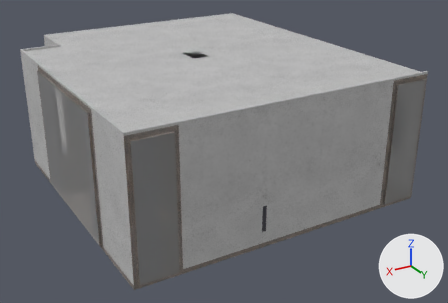
Renders of the OBJ model examples/RoomTemplate/models/Room.obj from each side of a commit.
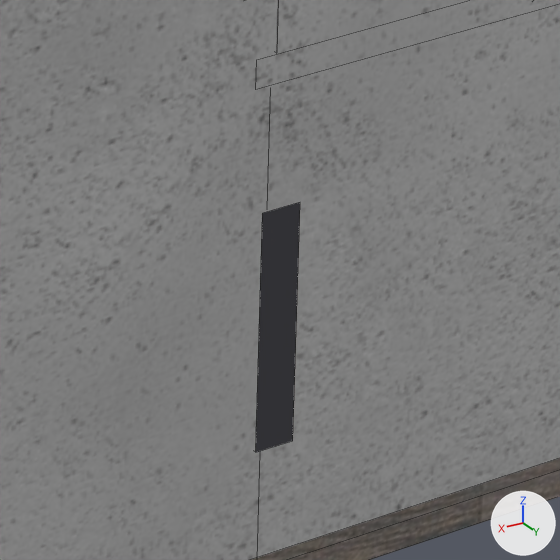
There are two pictures of each version: one whole from a 50 mm camera at (6.92, 12.85, 6.74) aimed at (-0.42, 0.63, 0.62), one close up on the part from 52% to 66% of the width and 61% to 80% of the height. The axes (+X, +Y, +Z) are drawn at lower right. The lights are the same throughout. The close-ups show mesh edges as thin lines. Where no turn or scale is listed for an object, it has been applied to the vertices.

Names of what the first close-up shows: 'Room'.
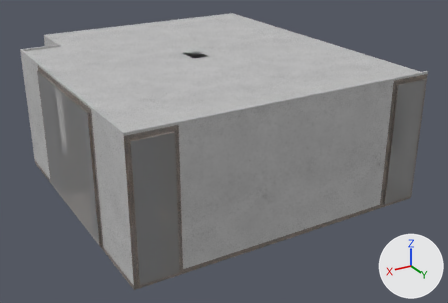
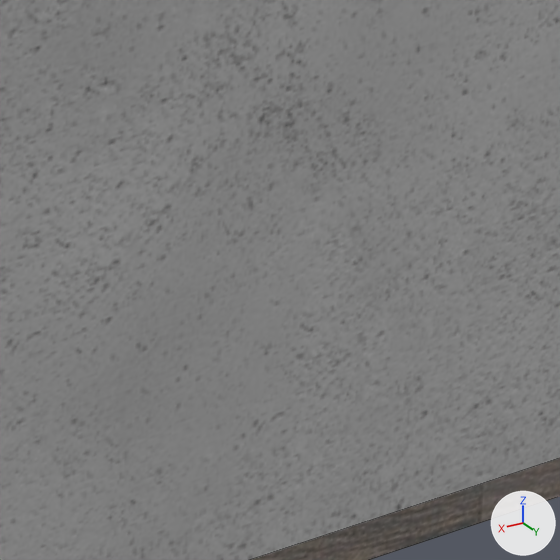
What changed in the scene script:
```text
Add img_testbild16_9_jpg:
    img_testbild16_9_jpg = load_image('testbild16-9.jpg', 'textures/testbild16-9.jpg', 256, 256, 'sRGB')
Add mat_material__12805:
    mat_material__12805 = principled_material('Material__12805')
    mat_material__12805.texture = img_testbild16_9_jpg
    mat_material__12805.roughness = 0.9
Change me_room:
    where me_room.from_pydata(...)  # 698 vertices, 564 faces; spans x -3.87..3.55, y -4.0..4.05, z 0.0..3.05
    used by ob_room; location = (0.0, 0.0, 0.0)
    me_room part 1: the loose piece of 28 vertices spanning x -0.34..0.72, y 3.48..4.0, z 0.36..0.94 is deleted
    remove me_room.materials.append(mat_material__60)  # white #e9e9e9
    add me_room.materials.append(mat_material__12805)  # picture img_testbild16_9_jpg
```

Where the change shows, as pixel boxes (x1, y1, x2, y2) in the close-ups (560 x 560 px):
part 1 of me_room, deleted (black)
    before: (256, 202, 300, 452)
